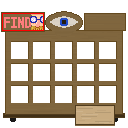
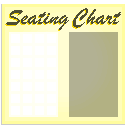
Layers edited between the first and the second 128px x 128px image:
removed layer "Layer 7" over (30, 14, 43, 30)
added layer "Layer 10" above "Layer 11" over (11, 34, 56, 115)
added layer "Layer 11" (30%) above "Layer 9" over (69, 32, 118, 117)
added layer "Layer 9" (80%) above "Seating Chart copy" over (9, 32, 58, 117)
added layer "Seating Chart copy" above "Seating Chart" over (6, 8, 121, 30)
added layer "Seating Chart" above "Layer 8" over (5, 9, 120, 31)
painted on "Layer 8" over (1, 4, 125, 125)
removed layer "Layer 5" over (1, 12, 45, 32)
removed layer "Layer 3" over (2, 11, 126, 126)
removed layer "Layer 4" over (10, 116, 118, 122)
